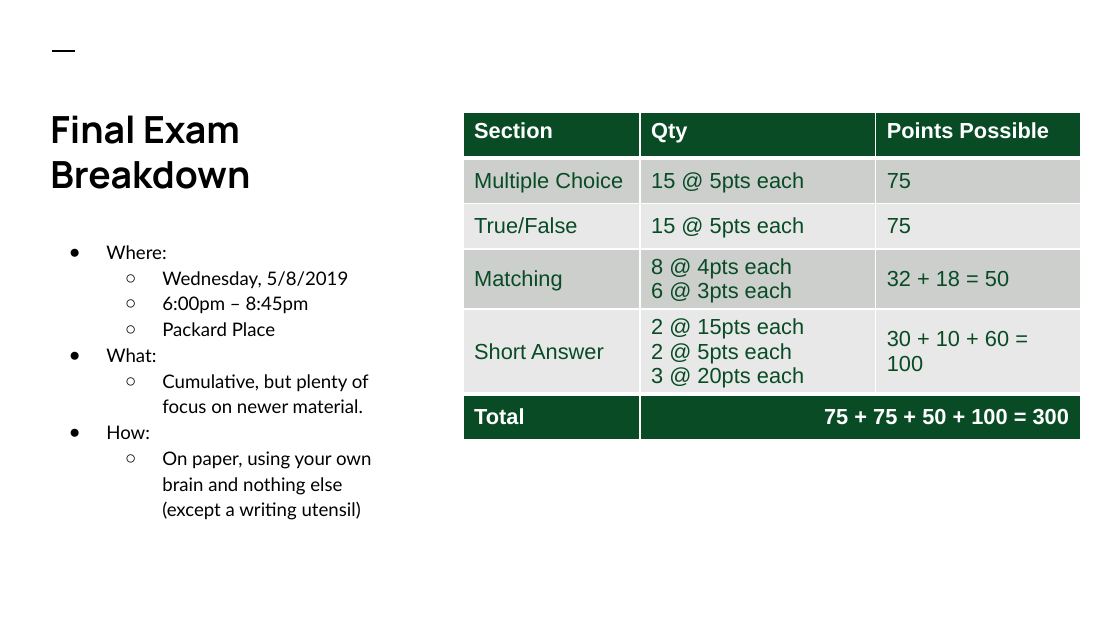
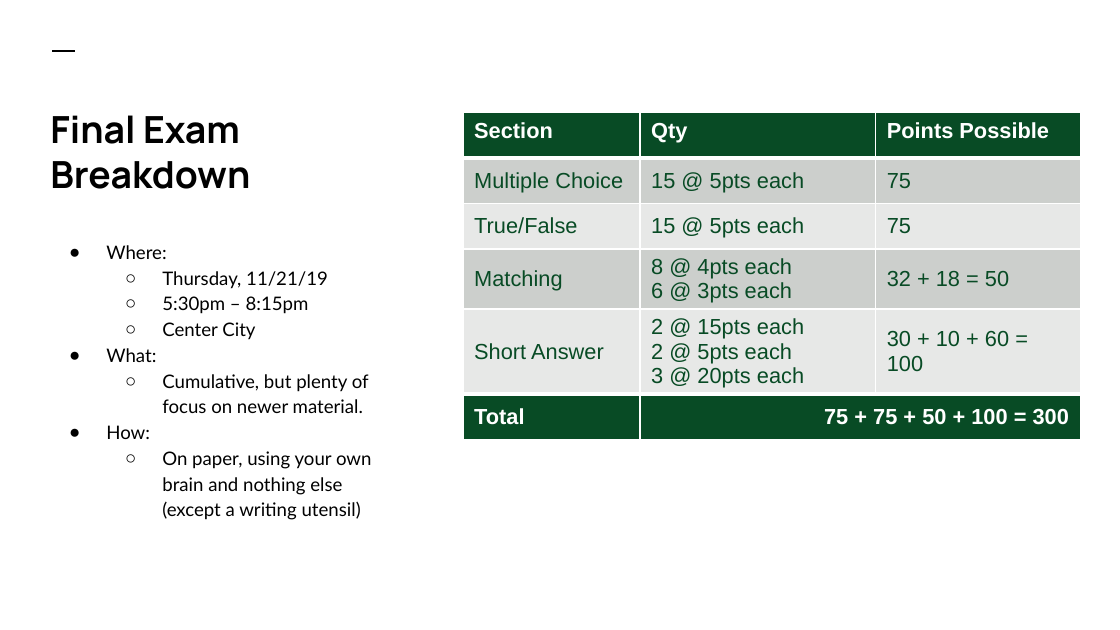
Before and after one commit to colbyford/DSBA6190-CloudComputing, a slide deck: slide 2 of 7 - Final Exam/Review.pptx. Drawn at 1120x630 pixels with LibreOffice and Linux fonts; fonts in the diff are those of the drawing. Boxes give left, top, right and bottom in pixels: in the first picture for what was removed or moved away, otherwise in the second. Text is boxed around its words. In the diff, an @@ line names an element or a change of style, - is before the commit and + after.

```diff
--- a/7 - Final Exam/Review.pptx
+++ b/7 - Final Exam/Review.pptx
@@ text at <box>162,271,328,340</box>: text changed @@
-  ○ Wednesday, 5/8/2019
-  ○ 6:00pm – 8:45pm
-  ○ Packard Place
+  ○ Thursday, 11/21/19
+  ○ 5:30pm – 8:15pm
+  ○ Center City
```
